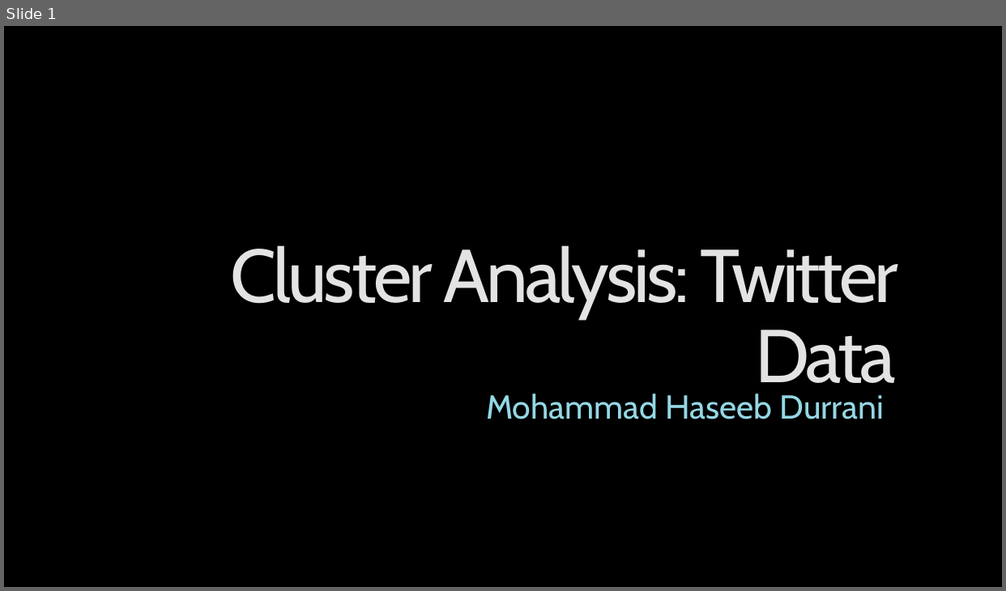
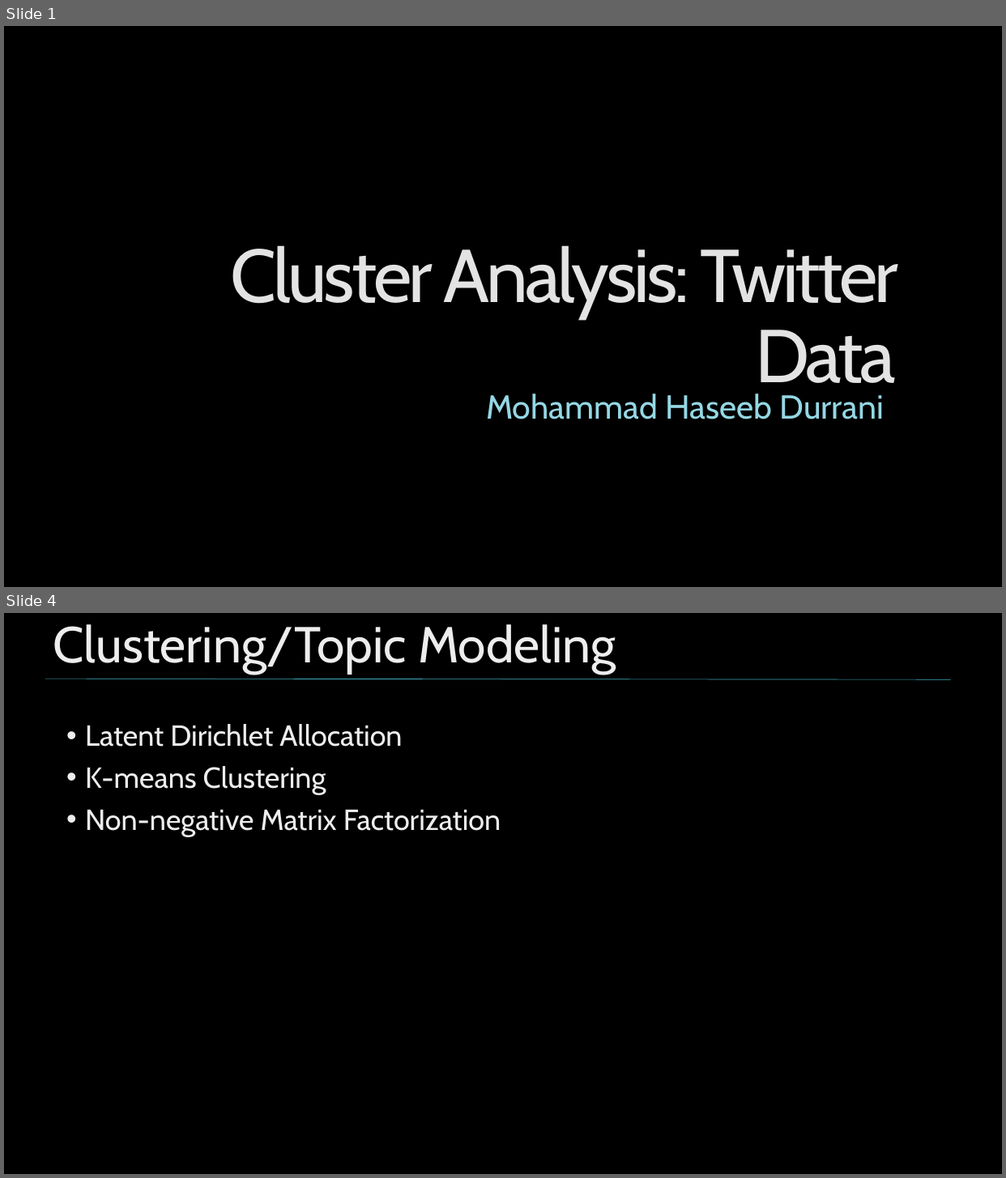
Before and after one commit to nycdatasci/bootcamp009_project, a slide deck: Project4-Capstone/MHD_Capstone/MHD_Twitter_Clustering.pptx. Shown one above the other, each under a label of ours: slide 1 before the commit, slides 1 and 4 after it; the slides between them are not shown. The pictures are 1006x591 and 1006x1178 pixels, drawn with LibreOffice and Linux fonts; fonts in the diff are those of the drawing; background and template pictures are left out. Boxes give left, top, right and bottom in pixels: in the first picture for what was removed or moved away, otherwise in the second. Text is boxed around its words. In the diff, an @@ line names an element or a change of style, - is before the commit and + after.

```diff
--- a/Project4-Capstone/MHD_Capstone/MHD_Twitter_Clustering.pptx
+++ b/Project4-Capstone/MHD_Capstone/MHD_Twitter_Clustering.pptx
@@ slide 4 added at <box>4,613,1002,1174</box>, background picture (left out) @@
@@ title added at <box>53,624,616,674</box>, 48.6 pt, text gradient #BFBFBF to #EDEDED to #FFFFFF @@
+Clustering/Topic Modeling
@@ line added from (45, 679) to (951, 679), #41AEBD 0.5 pt @@
@@ text added at <box>85,724,501,837</box>, 28 pt, text gradient #BFBFBF to #EDEDED to #FFFFFF @@
+• Latent Dirichlet Allocation
+• K-means Clustering
+• Non-negative Matrix Factorization
```
Also in this commit, not shown: 3 slides changed, 3 other slides added, 5 slides removed, 1 other file.
